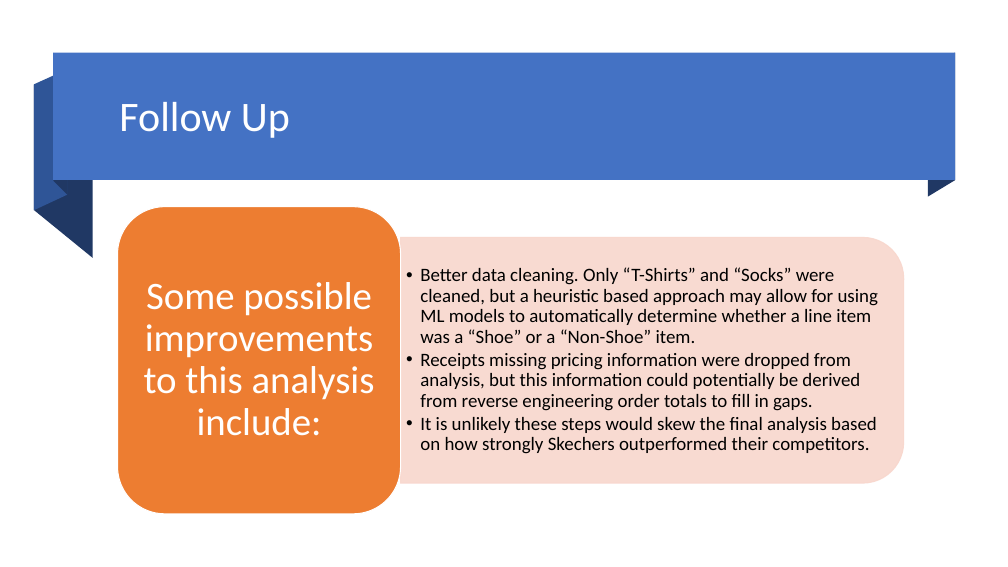
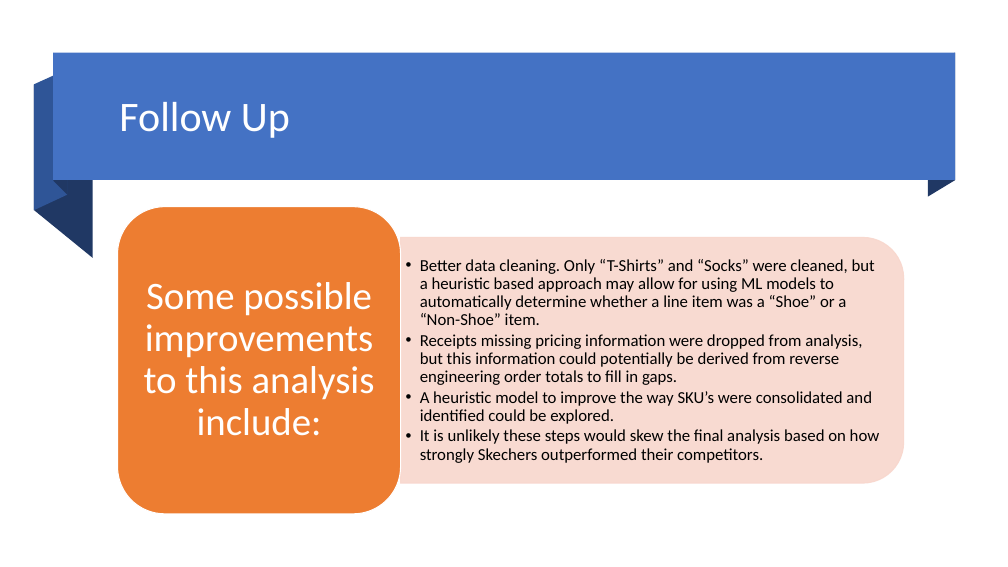
Before and after one commit to CYINT/advent_final_assessment, a slide deck: slide 4 of Analysis.pptx. Drawn at 1008x567 pixels with LibreOffice and Linux fonts; fonts in the diff are those of the drawing. Boxes give left, top, right and bottom in pixels: in the first picture for what was removed or moved away, otherwise in the second. Text is boxed around its words. In the diff, an @@ line names an element or a change of style, - is before the commit and + after.

```diff
--- a/Analysis.pptx
+++ b/Analysis.pptx
@@ text at <box>420,259,880,463</box>: size 18 to 16 pt in "Better data cleaning. Only “T-Shirts” and “Socks” ...", "Receipts missing pricing information were dropped from ...", "It is unlikely these steps would skew ..." @@
@@ text at <box>420,391,872,424</box>: paragraph added @@
+  • A heuristic model to improve the way SKU’s were consolidated and identified could be explored.
```
Also in this commit, not shown: 1 other file.
